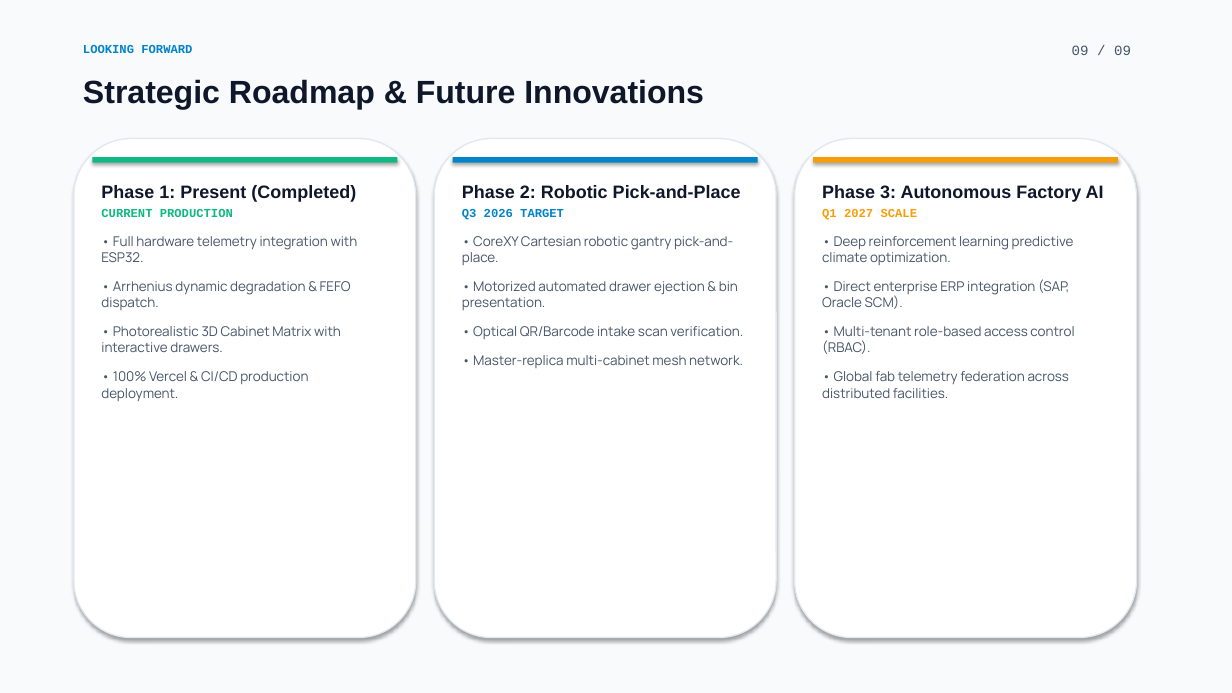
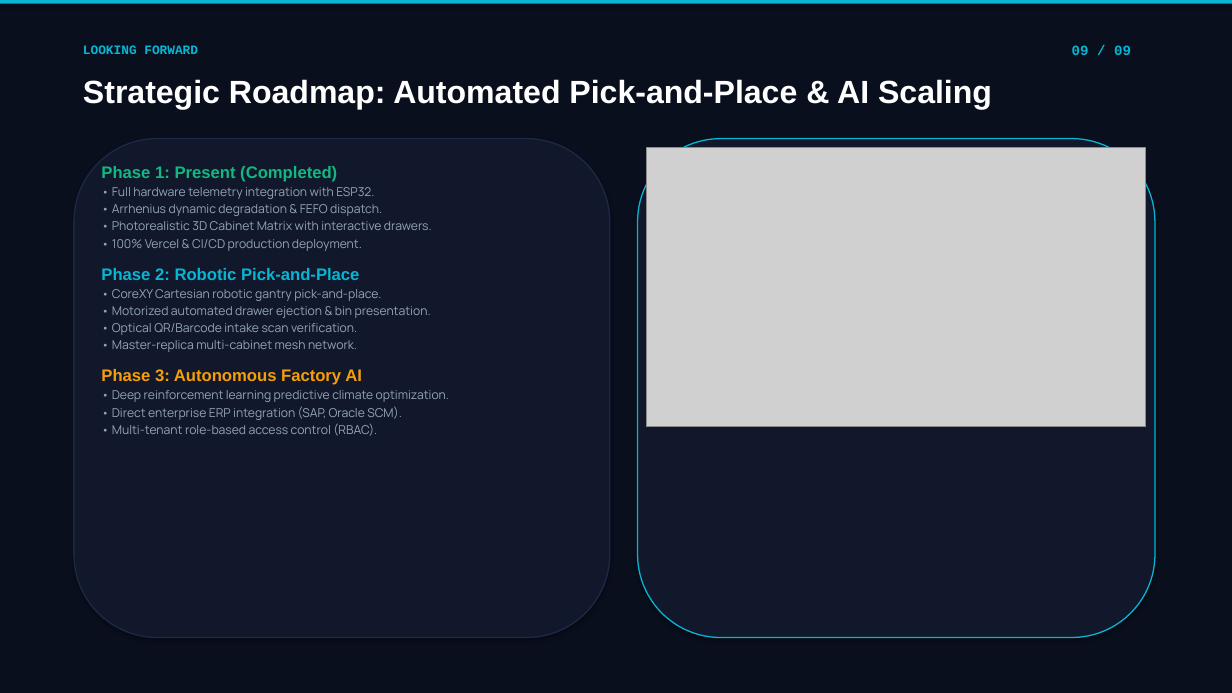
Before and after one commit to Shreyansha790/smart-component-storage, a slide deck: slide 9 of Smart_Component_Storage_Presentation.pptx. Drawn at 1232x693 pixels with LibreOffice and Linux fonts; fonts in the diff are those of the drawing; grey boxes stand for pictures. Boxes give left, top, right and bottom in pixels: in the first picture for what was removed or moved away, otherwise in the second. Text is boxed around its words. In the diff, an @@ line names an element or a change of style, - is before the commit and + after.

Commit message:
feat: complete master dark titanium & cyan presentation deck with 6 AI cleanroom images and graphs

```diff
--- a/Smart_Component_Storage_Presentation.pptx
+++ b/Smart_Component_Storage_Presentation.pptx
@@ rectangle at [0,0,1232,693]: fill #F8FAFC to #0A0F1D @@
@@ rectangle added at [0,0,1232,4], fill #06B6D4 @@
@@ text "LOOKING FORWARD" at [83,45,198,54]: size 9.5 to 10 pt, text colour #0284C7 to #06B6D4 @@
@@ text "09 / 09" at [1072,45,1131,55]: text colour #475569 to #06B6D4, bold on @@
@@ text at [83,79,992,109]: text changed; text colour #0F172A to #FFFFFF @@
-Strategic Roadmap & Future Innovations
+Strategic Roadmap: Automated Pick-and-Place & AI Scaling
@@ rounded rectangle: place and size @@
-rounded rectangle at [74,139,416,638]
+rounded rectangle at [74,139,610,638]
@@ rounded rectangle at [74,139,610,638]: fill #FFFFFF to #11182B; outline #E2E8F0 1 pt to #1E2945 1 pt @@
@@ rounded rectangle: place and size @@
-rounded rectangle at [434,139,776,638]
+rounded rectangle at [638,139,1155,638]
@@ rounded rectangle at [638,139,1155,638]: fill #FFFFFF to #11182B; outline #E2E8F0 1 pt to #06B6D4 1 pt @@
@@ picture added at [647,148,1146,426] @@
@@ rounded rectangle removed at [795,139,1137,638] @@
@@ text "Phase 1: Present (Completed)": place and size @@
-text "Phase 1: Present (Completed)" at [101,185,358,401]
+text "Phase 1: Present (Completed)" at [101,166,449,436]
@@ rectangle removed at [92,157,397,163] @@
@@ text at [101,166,432,251]: size 14 to 13 pt, text colour #0F172A to #10B981 in "Phase 1: Present (Completed)"; size 10.5 to 9.5 pt, text colour #475569 to #94A3B8 in "• Full hardware telemetry integration with ESP32.", "• Arrhenius dynamic degradation & FEFO dispatch.", "• Photorealistic 3D Cabinet Matrix with interactive ...", "• 100% Vercel & CI/CD production deployment."; less space between paragraphs @@
@@ rectangle removed at [453,157,758,163] @@
@@ rectangle removed at [813,157,1118,163] @@
@@ text at [101,209,233,217]: paragraph removed @@
-CURRENT PRODUCTION
@@ text removed at [462,185,743,368] @@
-Phase 2: Robotic Pick-and-Place
-Q3 2026 TARGET
-• CoreXY Cartesian robotic gantry pick-and-place.
-• Motorized automated drawer ejection & bin presentation.
-• Optical QR/Barcode intake scan verification.
-• Master-replica multi-cabinet mesh network.
@@ text removed at [822,185,1104,398] @@
-Phase 3: Autonomous Factory AI
-Q1 2027 SCALE
-• Deep reinforcement learning predictive climate optimization.
-• Direct enterprise ERP integration (SAP, Oracle SCM).
-• Multi-tenant role-based access control (RBAC).
-• Global fab telemetry federation across distributed facilities.
@@ text at [101,268,449,436]: paragraphs added @@
+Phase 2: Robotic Pick-and-Place
+• CoreXY Cartesian robotic gantry pick-and-place.
+• Motorized automated drawer ejection & bin presentation.
+• Optical QR/Barcode intake scan verification.
+• Master-replica multi-cabinet mesh network.
+Phase 3: Autonomous Factory AI
+• Deep reinforcement learning predictive climate optimization.
+• Direct enterprise ERP integration (SAP, Oracle SCM).
+• Multi-tenant role-based access control (RBAC).
```
Also in this commit, not shown: 8 other slides changed.
